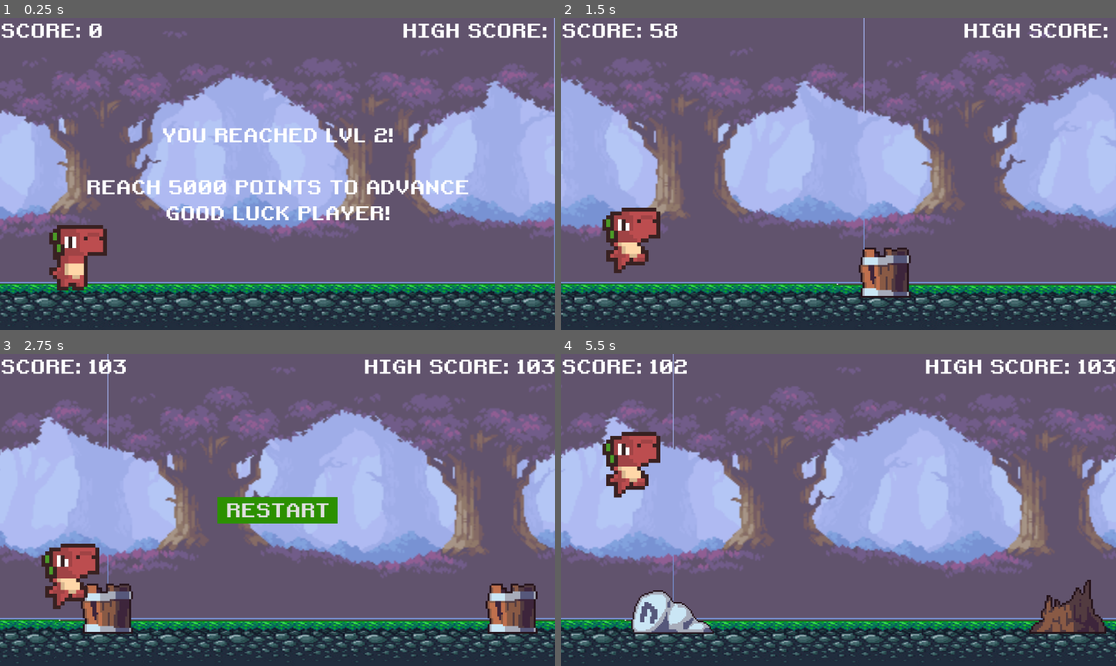
Above: before the commit, frames 1-4 (two rows, left to right).
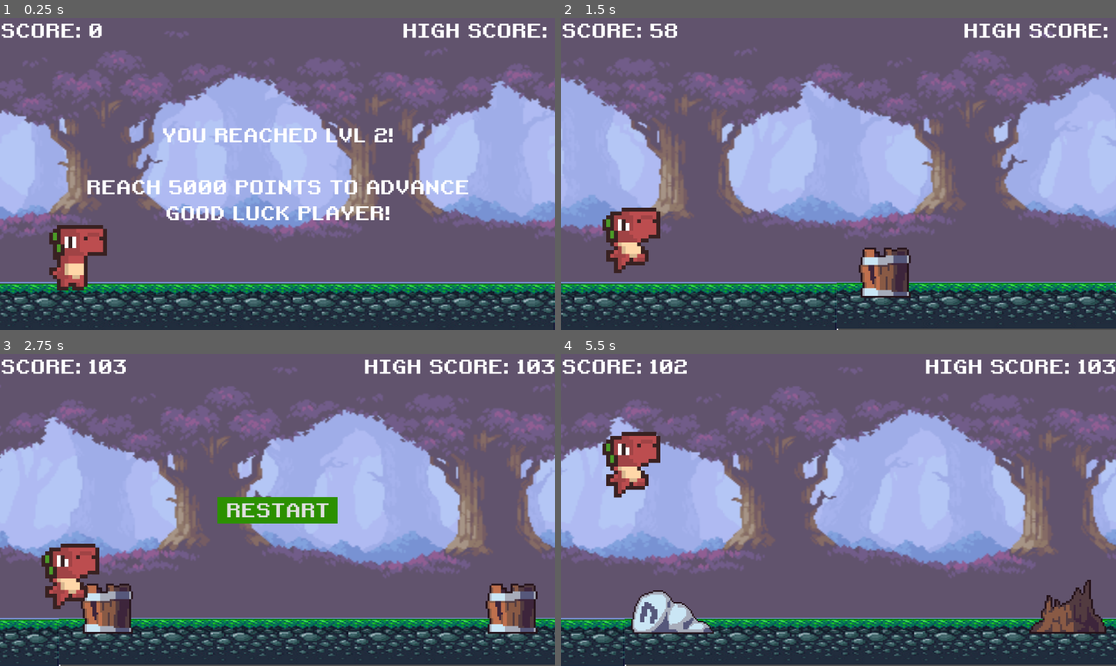
Above: after the commit, the same moments.

Repository: teachermanjeff/redplatformer2025
Game: Godot game, scene res://scenes/lvl2.tscn
Same seed, same stepped clock (60 frames per second), same inputs: the game is played once before the commit and once after it. This scene is started directly instead of the project's main scene.
Inputs:
- Up to frame 1 (0.25 s): no input
- Up to frame 2 (1.5 s): tap Enter (ui_accept) at 0.5 s; tap Space (jump) at 0.77 s
- Up to frame 3 (2.75 s): tap Space (jump) at 1.52 s; hold Down (ui_down) from 2.03 s (still down)
- Up to frame 4 (5.5 s): release Down (ui_down) at 2.75 s; click "RESTART" at 2.75 s; tap Space (jump) at 3.77, 4.52, 5.27 s; hold Down (ui_down) from 5.03 s (still down)

The runs differ from the first frame. In frame 1, 3.4% of the frame differs, in the area x 8-100%, y 0-100%; in frame 2, 6.7%; in frame 3, 9.2%, in the area x 0-100%, y 0-100%; in frame 4, 9.0%.

Commit message:
add the stuff to the levels and main

Diff:
--- a/scenes/lvl2.tscn
+++ b/scenes/lvl2.tscn
@@ -34,11 +34,11 @@
 texture = null
 
 [node name="Sprite2D" parent="Bg/ParallaxLayer3" index="0"]
-scale = Vector2(3.6, 3.06111)
+scale = Vector2(3.61875, 3.06111)
 texture = ExtResource("4_c8sub")
 
 [node name="Sprite2D" parent="Bg/ParallaxLayer4" index="0"]
-scale = Vector2(3.59375, 3.04444)
+scale = Vector2(3.62812, 3.04444)
 texture = ExtResource("5_hva3n")
 
 [node name="Ground" parent="." instance=ExtResource("3_g6uqv")]
@@ -59,7 +59,7 @@
 shape = SubResource("RectangleShape2D_te2nw")
 
 [node name="Sprite2D2" type="Sprite2D" parent="Ground"]
-position = Vector2(1715.75, 602)
+position = Vector2(1723, 598)
 scale = Vector2(2.60251, 1.31944)
 texture = ExtResource("7_c8sub")
 
--- a/scenes/main.gd
+++ b/scenes/main.gd
@@ -139,7 +139,7 @@
 		$HUD.get_node("HighScoreLabel").text = "HIGH SCORE: " + str(high_score / SCORE_MODIFIER)
 
 func change_map():
-	if score > 2500:
+	if score > 25000:
 		get_tree().change_scene_to_file("res://scenes/lvl2.tscn")
 
 func adjust_difficulty():
